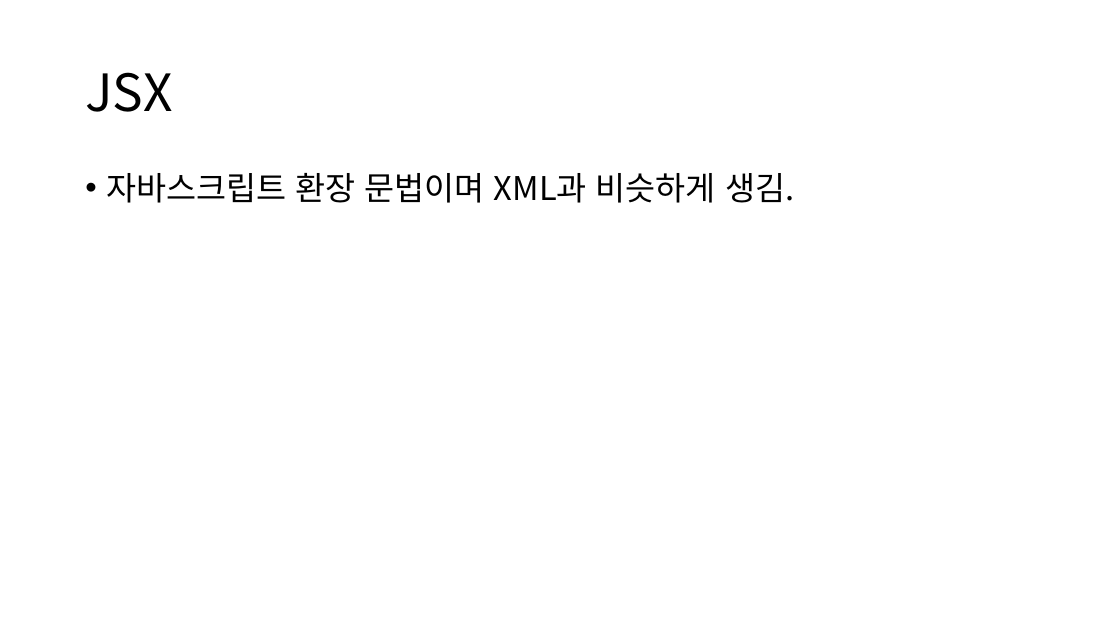
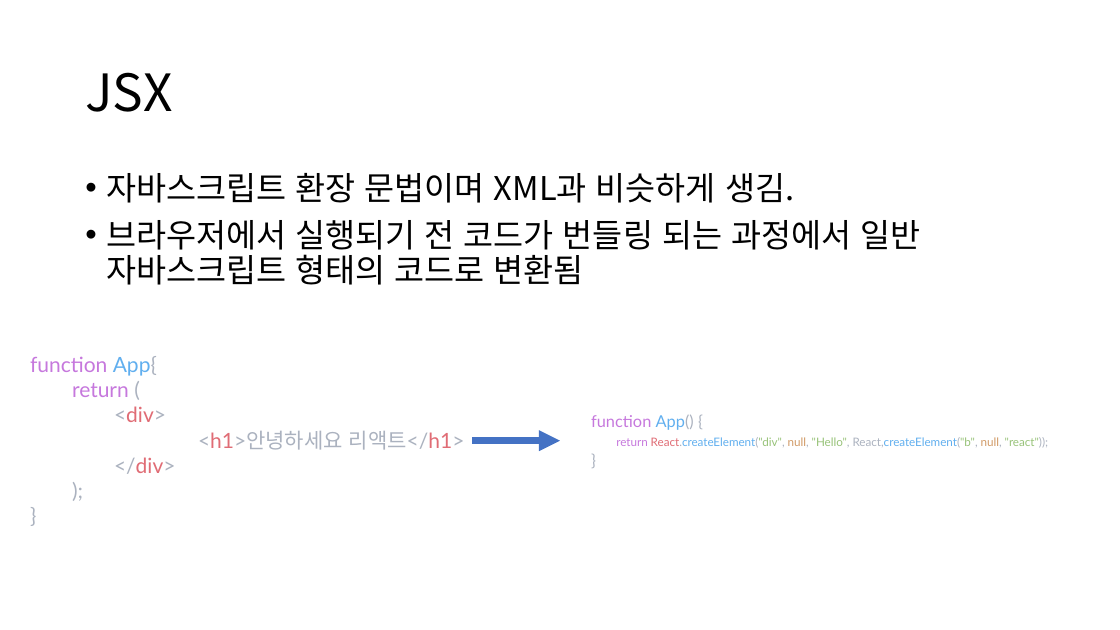
Before and after one commit to ParkNohYul1/study, a slide deck: slide 12 of 리액트/리액트란 무엇인가.pptx. Drawn at 1120x630 pixels with LibreOffice and Linux fonts; fonts in the diff are those of the drawing. Boxes give left, top, right and bottom in pixels: in the first picture for what was removed or moved away, otherwise in the second. Text is boxed around its words. In the diff, an @@ line names an element or a change of style, - is before the commit and + after.

```diff
--- a/리액트/리액트란 무엇인가.pptx
+++ b/리액트/리액트란 무엇인가.pptx
@@ text at (106, 220, 920, 285): paragraph added @@
+• 브라우저에서 실행되기 전 코드가 번들링 되는 과정에서 일반 자바스크립트 형태의 코드로 변환됨
@@ text added at (30, 356, 465, 474), 18 pt, text #ABB2BF @@
+function App{
+  return (
+    <div>
+    <h1>안녕하세요 리액트</h1>
+    </div>
+  );
+}
@@ text added at (591, 415, 1048, 447), 10 pt, text #61AFEF @@
+function App() {
+return React.createElement("div", null, "Hello", React,createElement("b", null, "react"));
+}
@@ arrow added from (472, 441) to (560, 441), #4472C4 6 pt @@
```
Also in this commit, not shown: 1 other slide changed, 7 slides added.
